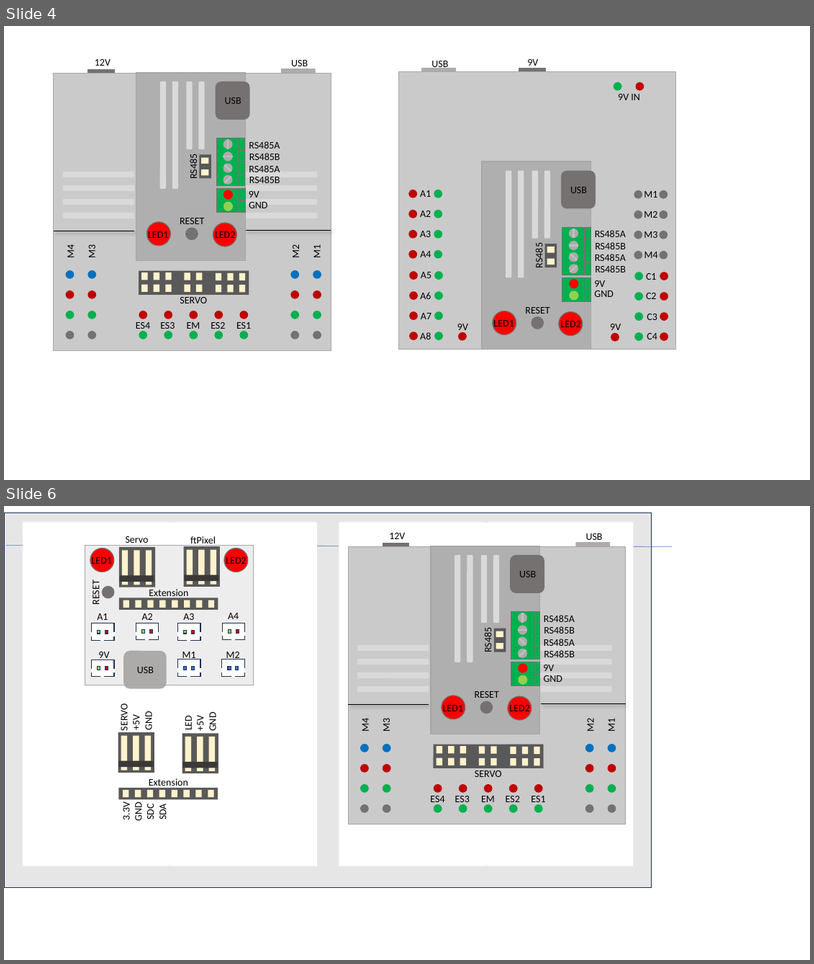
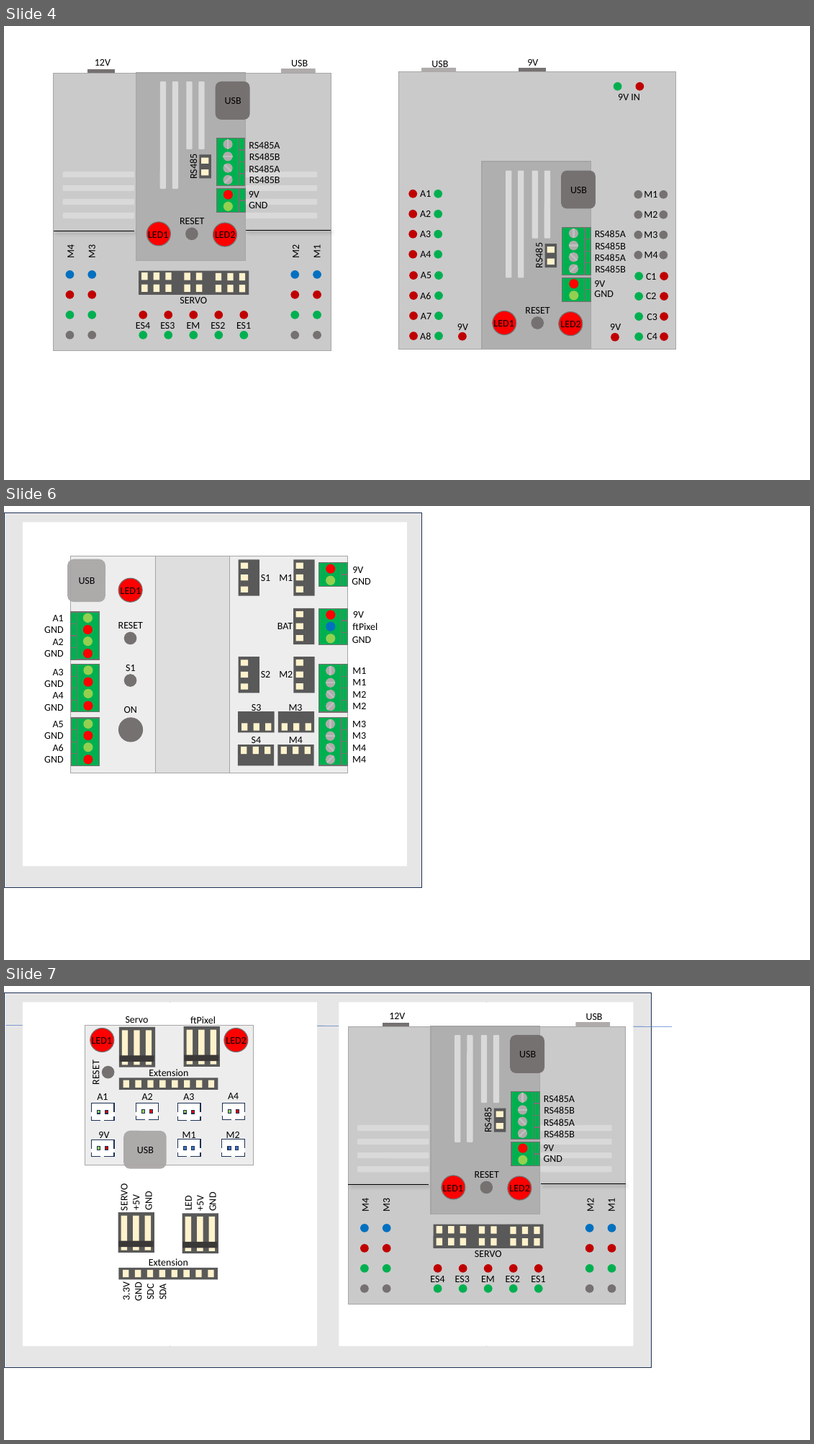
Before and after one commit to elektrofuzzis/ftSwarm, a slide deck: docs_raw/Bilder ftSwarmrs.pptx. Shown one above the other, each under a label of ours: slides 4 and 6 before the commit, slides 4, 6 and 7 after it; the slides between them are not shown. The pictures are 814x964 and 814x1444 pixels, drawn with LibreOffice and Linux fonts; fonts in the diff are those of the drawing. Boxes give left, top, right and bottom in pixels: in the first picture for what was removed or moved away, otherwise in the second. Text is boxed around its words. In the diff, an @@ line names an element or a change of style, - is before the commit and + after.

```diff
--- a/docs_raw/Bilder ftSwarmrs.pptx
+++ b/docs_raw/Bilder ftSwarmrs.pptx
@@ slide 6 added at [4,506,810,960], background #FFFFFF @@
@@ rectangle added at [4,512,422,887], fill #E7E6E6, outline #1E3256 1 pt @@
@@ rectangle added at [23,523,407,866], fill #FFFFFF @@
@@ group added at [44,556,378,772]: 70 rectangles, 39 texts, 29 ellipses, 8 lines, 1 rounded rectangle @@
+M3
+M3
+M4
+M4
+RESET
+LED1
+USB
+A1
+GND
+A2
+GND
+A3
+GND
+A4
+GND
+A5
+GND
+A6
+GND
+9V
+GND
+S1
+ON
+M1
+M1
+M2
+M2
+9V
+ftPixel
+GND
+S3
+M3
+S4
+M4
+S1
+M1
+BAT
+S2
+M2
@@ what was slide 6 is now slide 7 @@
```
Also in this commit, not shown: 38 other files.
